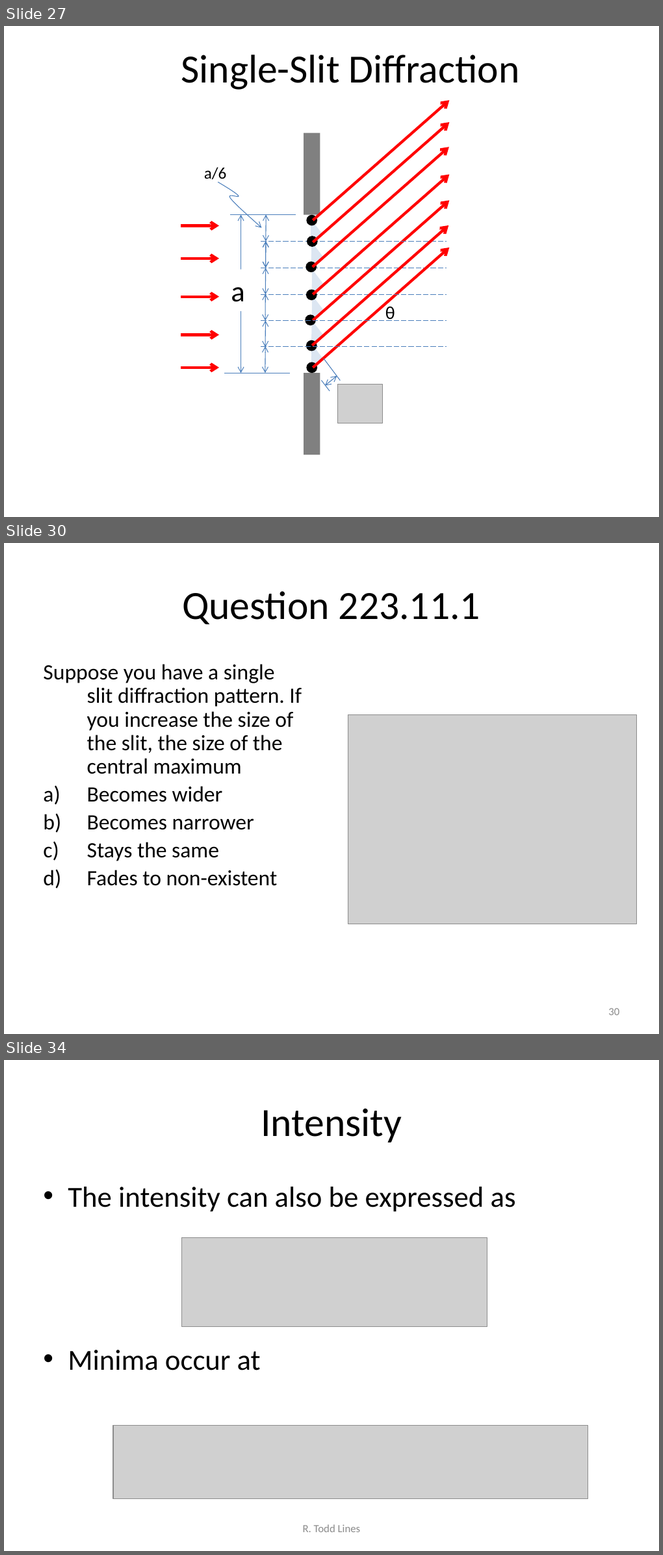
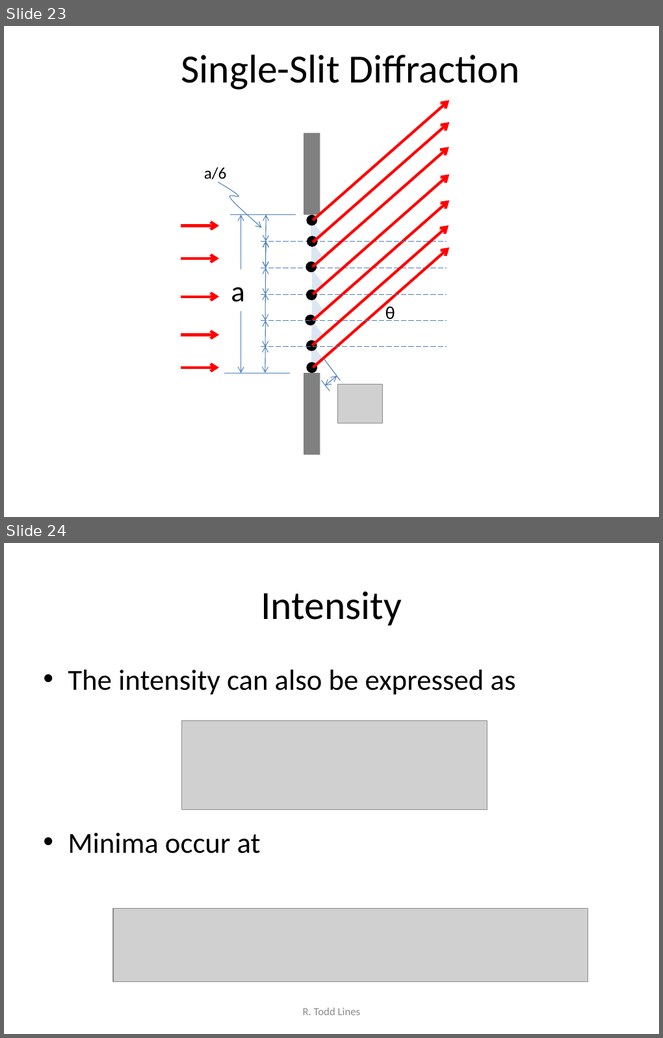
Before and after one commit to rtlines/PH223-Engineering-Physics, a slide deck: Slides/PH223_Lecture_11.pptx. Shown one above the other, each under a label of ours: slides 27, 30 and 34 before the commit, slides 23 and 24 after it; the slides between them are not shown. The pictures are 663x1555 and 663x1038 pixels, drawn with LibreOffice and Linux fonts; fonts in the diff are those of the drawing; grey boxes stand for pictures. Boxes give left, top, right and bottom in pixels: in the first picture for what was removed or moved away, otherwise in the second. Text is boxed around its words. In the diff, an @@ line names an element or a change of style, - is before the commit and + after.

```diff
--- a/Slides/PH223_Lecture_11.pptx
+++ b/Slides/PH223_Lecture_11.pptx
@@ slide 30 removed at (4, 543, 659, 1034), background #FFFFFF @@
@@ title removed at (182, 591, 480, 624) @@
-Question 223.11.1
@@ text removed at (43, 664, 302, 886) @@
-Suppose you have a single slit diffraction pattern. If you increase the size of the slit, the size of the central maximum
-a) Becomes wider
-b) Becomes narrower
-c) Stays the same
-d) Fades to non-existent
@@ picture removed at (348, 715, 637, 925) @@
@@ page number removed at (608, 1008, 620, 1016) @@
-30
@@ what was slide 27 is now slide 23 @@
@@ what was slide 34 is now slide 24 @@
```
Also in this commit, not shown: 11 other slides removed, 16 other files.
